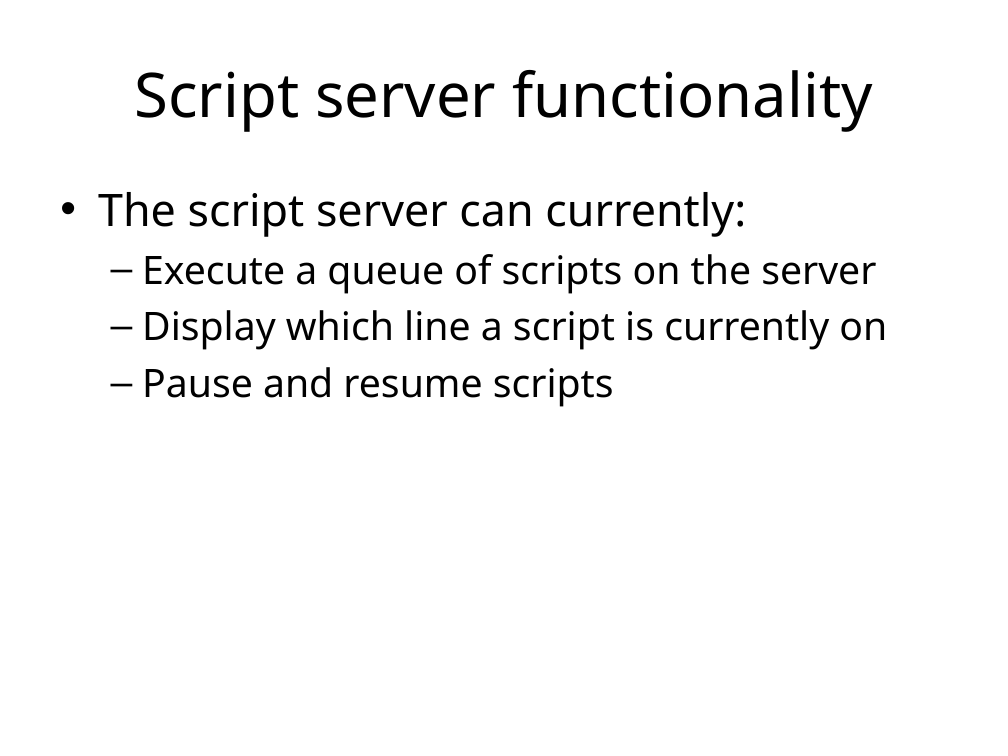
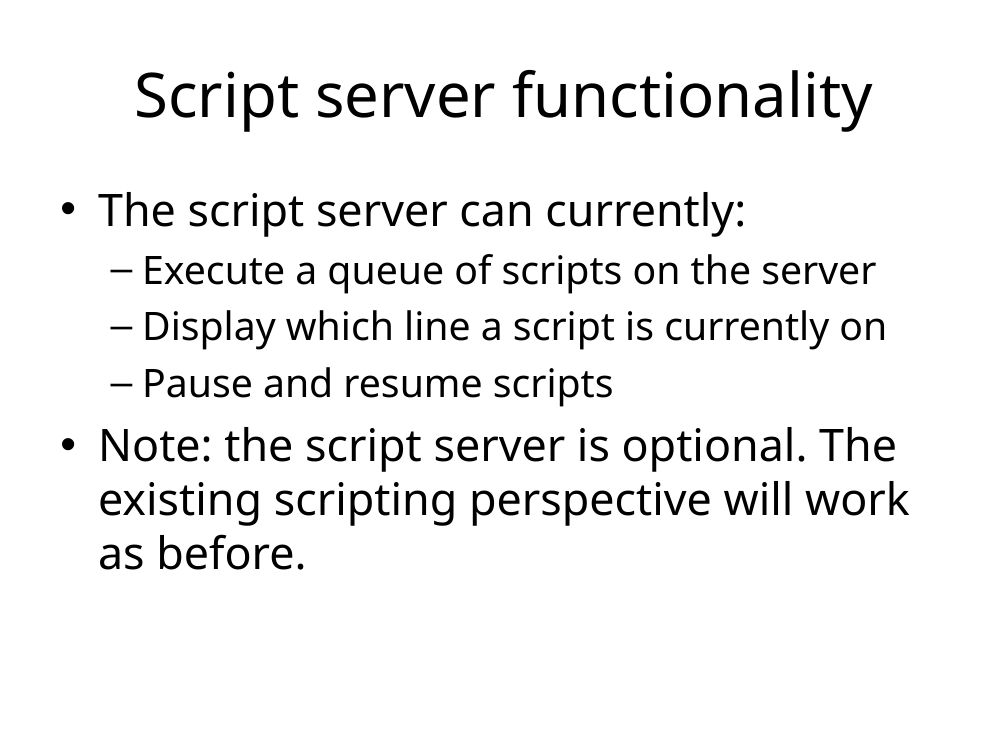
Before and after one commit to ISISComputingGroup/ibex_user_manual, a slide deck: slide 4 of nicos_changes.ppt. Drawn at 1008x756 pixels with LibreOffice and Linux fonts; fonts in the diff are those of the drawing; background and template pictures are left out. Boxes give left, top, right and bottom in pixels: in the first picture for what was removed or moved away, otherwise in the second. Text is boxed around its words. In the diff, an @@ line names an element or a change of style, - is before the commit and + after.

Commit message:
Review change

```diff
--- a/nicos_changes.ppt
+++ b/nicos_changes.ppt
@@ text at box(98, 427, 910, 570): paragraph added @@
+• Note: the script server is optional. The existing scripting perspective will work as before.
```
